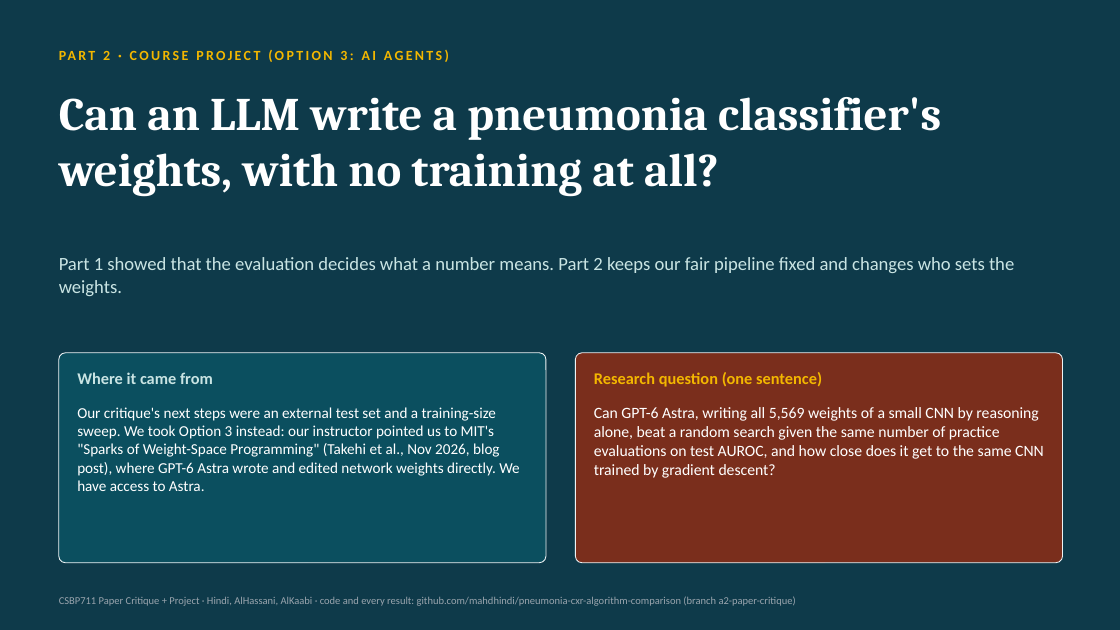
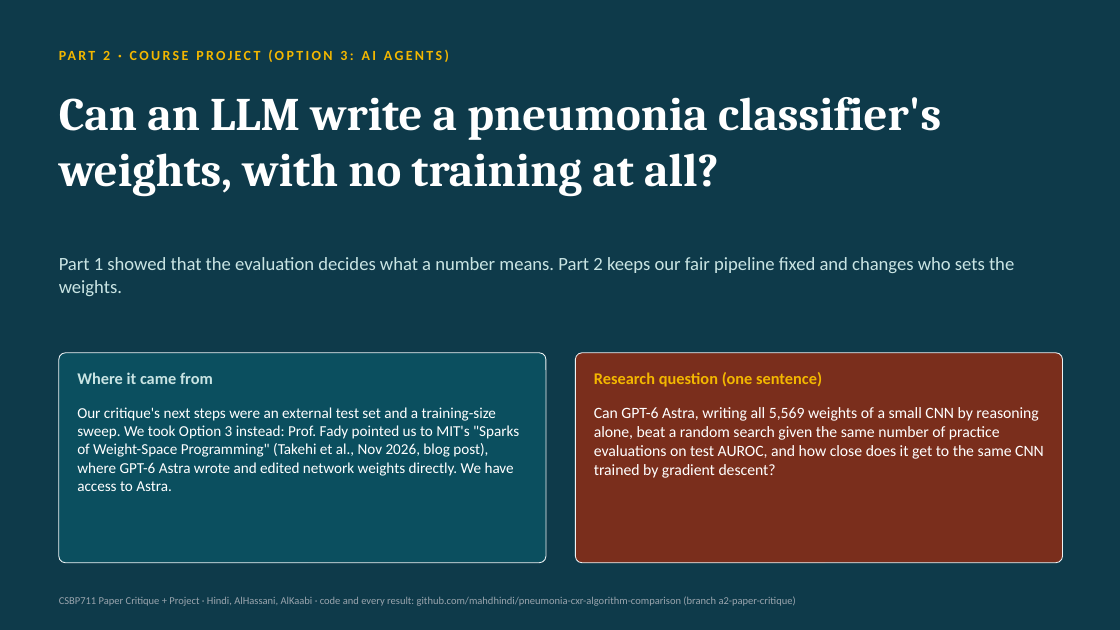
Before and after one commit to mahdhindi/pneumonia-cxr-algorithm-comparison, a slide deck: slide 14 of slides/CSBP711_Critique_Project_slides.pptx. Drawn at 1120x630 pixels with LibreOffice and Linux fonts; fonts in the diff are those of the drawing. Boxes give left, top, right and bottom in pixels: in the first picture for what was removed or moved away, otherwise in the second. Text is boxed around its words. In the diff, an @@ line names an element or a change of style, - is before the commit and + after.

```diff
--- a/slides/CSBP711_Critique_Project_slides.pptx
+++ b/slides/CSBP711_Critique_Project_slides.pptx
@@ text at [77, 407, 519, 491]: text changed @@
-Our critique's next steps were an external test set and a training-size sweep. We took Option 3 instead: our instructor pointed us to MIT's "Sparks of Weight-Space Programming" (Takehi et al., Nov 2026, blog post), where GPT-6 Astra wrote and edited network weights directly. We have access to Astra.
+Our critique's next steps were an external test set and a training-size sweep. We took Option 3 instead: Prof. Fady pointed us to MIT's "Sparks of Weight-Space Programming" (Takehi et al., Nov 2026, blog post), where GPT-6 Astra wrote and edited network weights directly. We have access to Astra.
```
Also in this commit, not shown: 1 other slide changed, 2 slides added, 2 other files.
